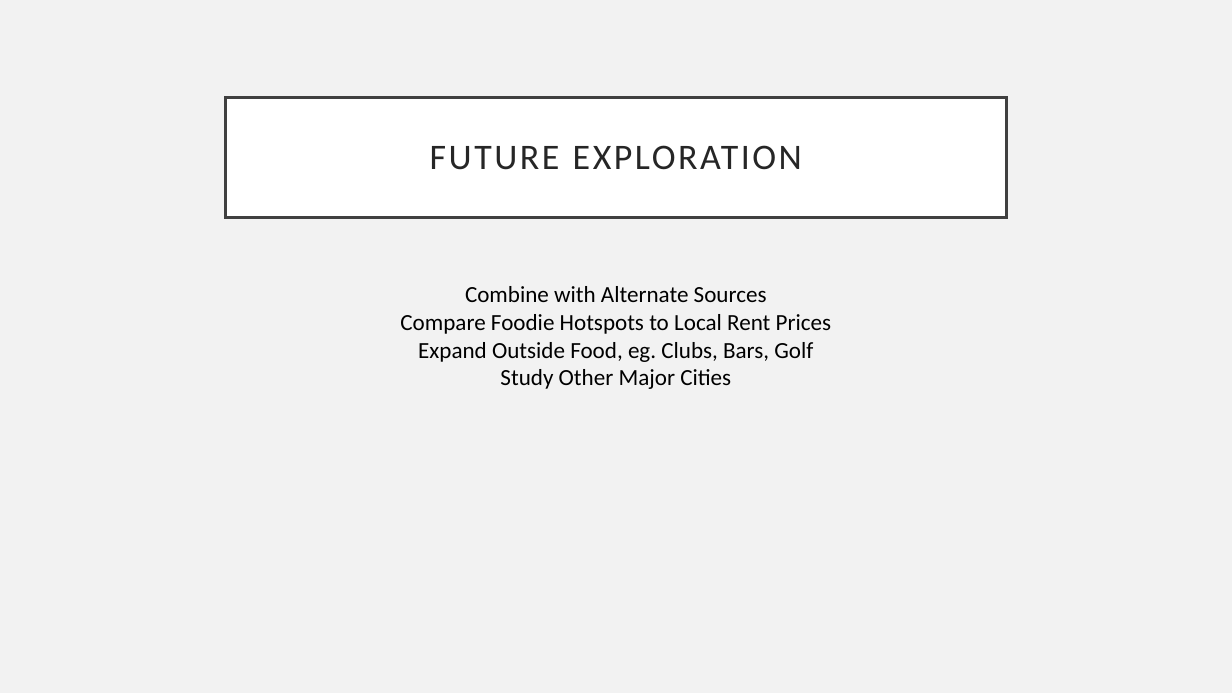
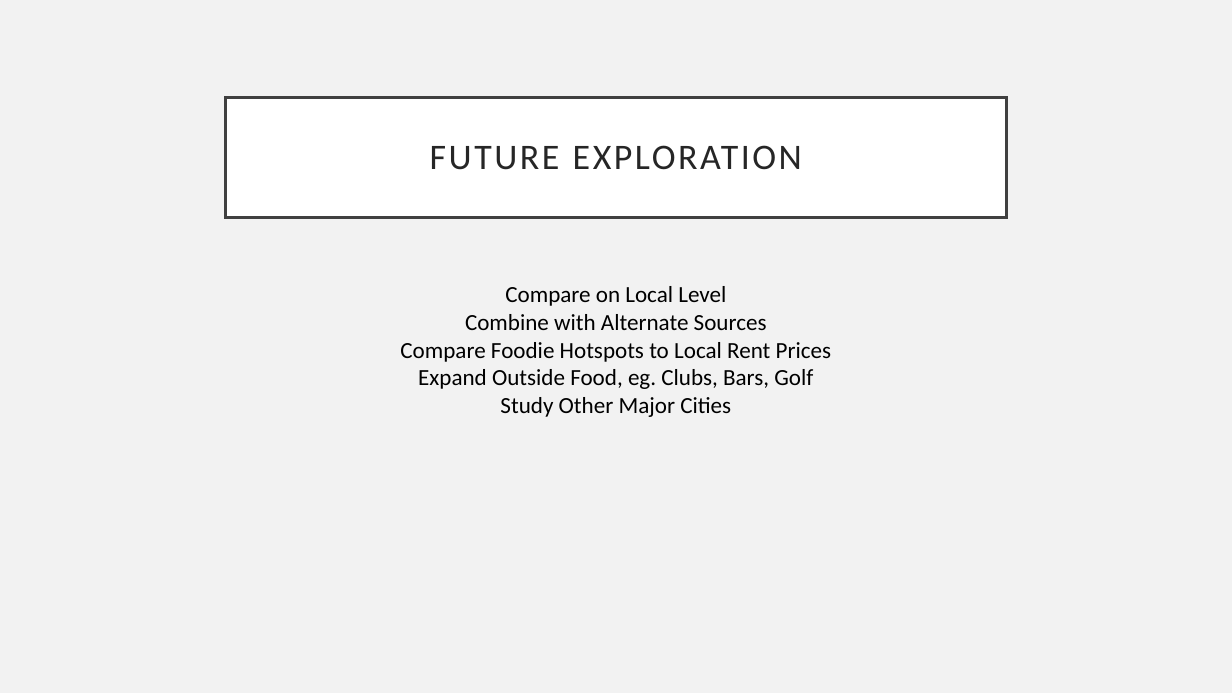
Before and after one commit to lquasem/Project-1, a slide deck: slide 15 of All food in the hood.pptx. Drawn at 1232x693 pixels with LibreOffice and Linux fonts; fonts in the diff are those of the drawing. Boxes give left, top, right and bottom in pixels: in the first picture for what was removed or moved away, otherwise in the second. Text is boxed around its words. In the diff, an @@ line names an element or a change of style, - is before the commit and + after.

```diff
--- a/All food in the hood.pptx
+++ b/All food in the hood.pptx
@@ text at (505, 286, 726, 306): paragraph added @@
+Compare on Local Level
```
Also in this commit, not shown: 1 other slide changed.
